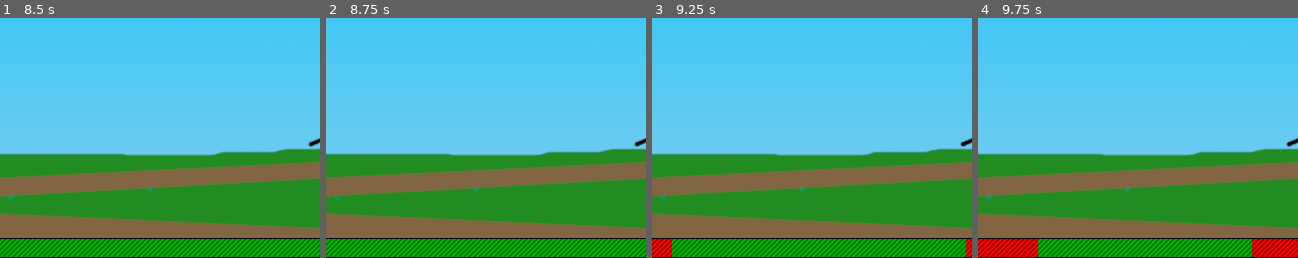
Above: before the commit, frames 1-4 (left to right).
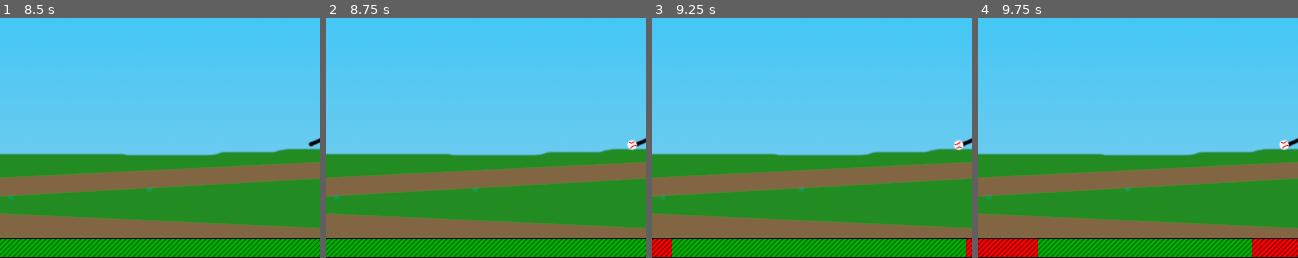
Above: after the commit, the same moments.

Repository: swashdev/minigame-madness
Game: Godot game, scene res://master/scenes/main.tscn
Two runs of this game, one before a commit and one after it. Both use one fixed random seed, a clock stepped at 60 frames per second and the inputs below.
Inputs:
- Up to frame 1 (8.5 s): hold Right (ui_right) 0.53-1.28 s; hold Space (ui_select) 0.53-1.28 s; hold Down (ui_down) 1.28-2.03 s; tap Space (ui_select) at 1.35, 1.52, 1.82, 2.85, 3.02, 3.32, 4.35, 4.52, 4.82, 5.85, 6.02, 6.32, 7.35, 7.52, 7.82 s; hold Right (ui_right) 2.03-2.78 s; hold Space (ui_select) 2.03-2.78 s; hold Up (ui_up) 2.78-3.53 s; hold Space (ui_select) 3.53-4.28 s; hold Left (ui_left) 3.53-5.03 s; hold Down (ui_down) 5.03-5.78 s; hold Space (ui_select) 5.03-5.78 s; tap Enter at 5.75 s; hold Right (ui_right) 5.78-6.53 s; tap A at 6.5 s; hold Up (ui_up) 6.53-7.28 s; hold Space (ui_select) 6.53-7.28 s; hold Right (ui_right) 7.28-8.03 s; hold Down (ui_down) from 8.03 s (still down); hold Space (ui_select) from 8.03 s (still down)
- Up to frame 2 (8.75 s): keep holding Down (ui_down); keep holding Space (ui_select)
- Up to frame 3 (9.25 s): release Down (ui_down) at 8.78 s; release Space (ui_select) at 8.78 s; hold Left (ui_left) from 8.78 s (still down); tap Space (ui_select) at 8.85, 9.02 s
- Up to frame 4 (9.75 s): tap Space (ui_select) at 9.32 s; release Left (ui_left) at 9.53 s; hold Up (ui_up) from 9.53 s (still down); hold Space (ui_select) from 9.53 s (still down)
The pictures show only the part of the screen within x 24-74%, y 50-100%; the shares and areas given below are measured in that part.

Frame 1 is identical in both runs. In frame 2, 0.1% of the frame differs, in the area x 94-98%, y 50-55%; in frame 3, 0.1%; in frame 4, 0.1%.

Commit message:
add a function to throw the ball.
When the pitcher throws the ball, the baseball minigame will reveal the
baseball projectile & set its speed to cause it to speed at the player.

Diff:
--- a/mini/baseball/scenes/baseball_minigame.tscn
+++ b/mini/baseball/scenes/baseball_minigame.tscn
@@ -67,3 +67,4 @@
 [node name="Baseball" parent="." index="4" instance=ExtResource( 8 )]
 visible = false
 position = Vector2( 459.465, 367.038 )
+[connection signal="threw_ball" from="Pitcher" to="." method="_on_Pitcher_threw_ball"]
--- a/mini/baseball/scripts/baseball_minigame.gd
+++ b/mini/baseball/scripts/baseball_minigame.gd
@@ -19,3 +19,10 @@
 func start():
 	.start()
 	$Pitcher/Timer.start()
+
+
+# The pitcher has thrown the ball, so make the ball visible & start it on its
+# way.
+func _on_Pitcher_threw_ball():
+	$Baseball.set_visible( true )
+	$Baseball.set_speed( 640.0 )
